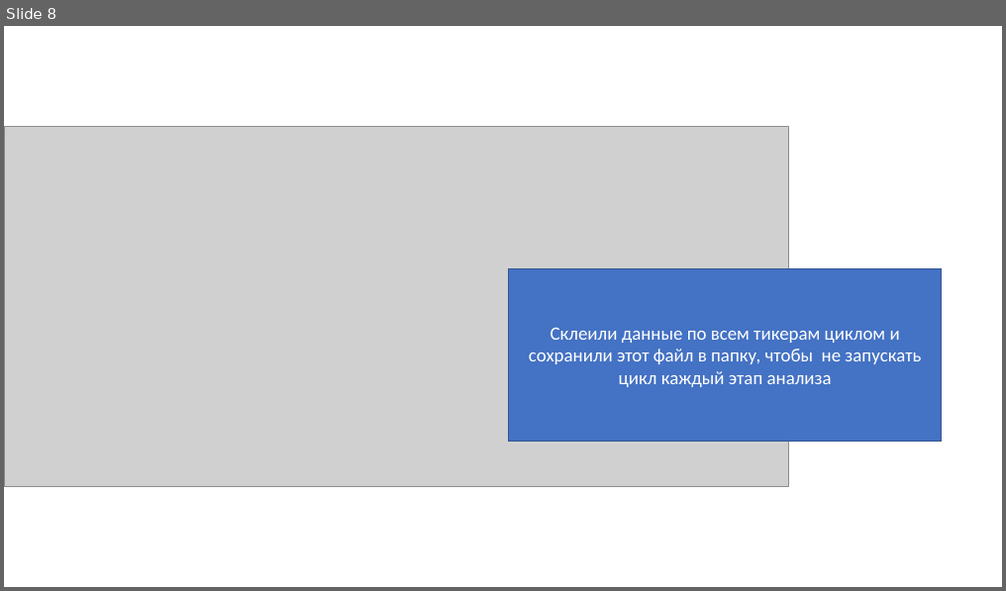
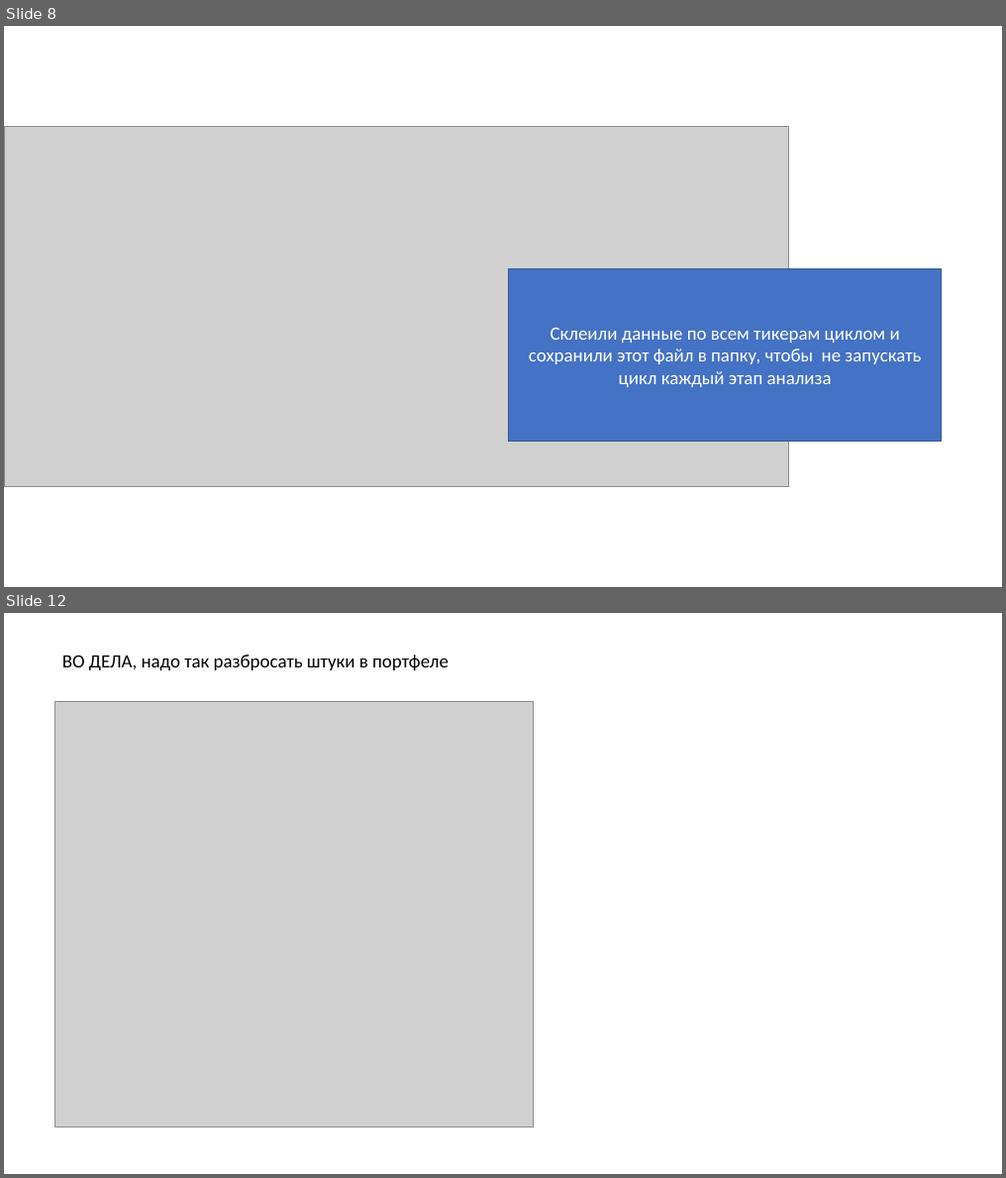
Before and after one commit to zarzir2022/sharp-research, a slide deck: PortfolioOptimum/Портфельный анализ.pptx. Shown one above the other, each under a label of ours: slide 8 before the commit, slides 8 and 12 after it; the slides between them are not shown. The pictures are 1006x591 and 1006x1178 pixels, drawn with LibreOffice and Linux fonts; fonts in the diff are those of the drawing; grey boxes stand for pictures. Boxes give left, top, right and bottom in pixels: in the first picture for what was removed or moved away, otherwise in the second. Text is boxed around its words. In the diff, an @@ line names an element or a change of style, - is before the commit and + after.

```diff
--- a/PortfolioOptimum/Портфельный анализ.pptx
+++ b/PortfolioOptimum/Портфельный анализ.pptx
@@ slide 12 added at (4, 613, 1002, 1174), background #FFFFFF @@
@@ text added at (62, 655, 449, 670), 18 pt, text #000000 @@
+ВО ДЕЛА, надо так разбросать штуки в портфеле
@@ picture added at (54, 702, 534, 1128) @@
```
Also in this commit, not shown: 1 slide changed, 7 other slides added, 1 slide removed, 2 other files.
